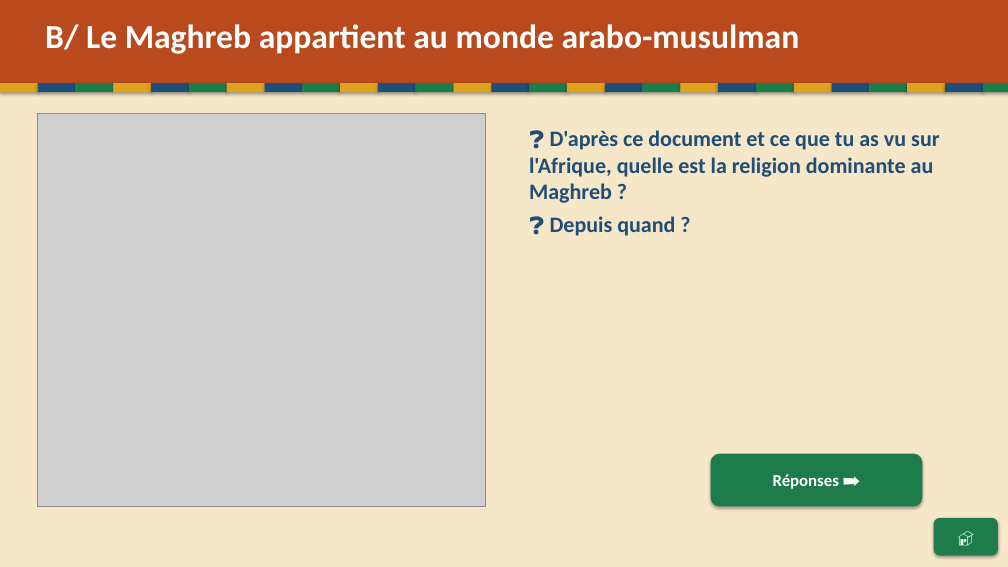
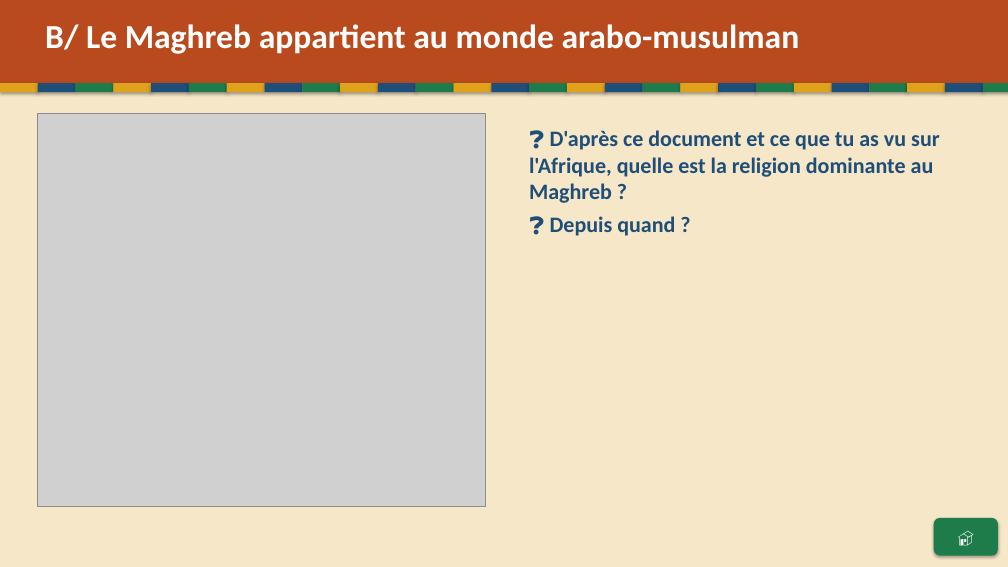
Before and after one commit to Paquereauman/Paquereauman, a slide deck: slide 28 of maghreb/maghreb-interactif.pptx (slide 52 before the commit). Drawn at 1008x567 pixels with LibreOffice and Linux fonts; fonts in the diff are those of the drawing; grey boxes stand for pictures. Boxes give left, top, right and bottom in pixels: in the first picture for what was removed or moved away, otherwise in the second. Text is boxed around its words. In the diff, an @@ line names an element or a change of style, - is before the commit and + after.

```diff
--- a/maghreb/maghreb-interactif.pptx
+++ b/maghreb/maghreb-interactif.pptx
@@ rounded rectangle removed at bbox=[711, 454, 923, 507] @@
-Réponses ➡️
```
Also in this commit, not shown: 17 other slides changed, 57 slides removed, 1 other file.
